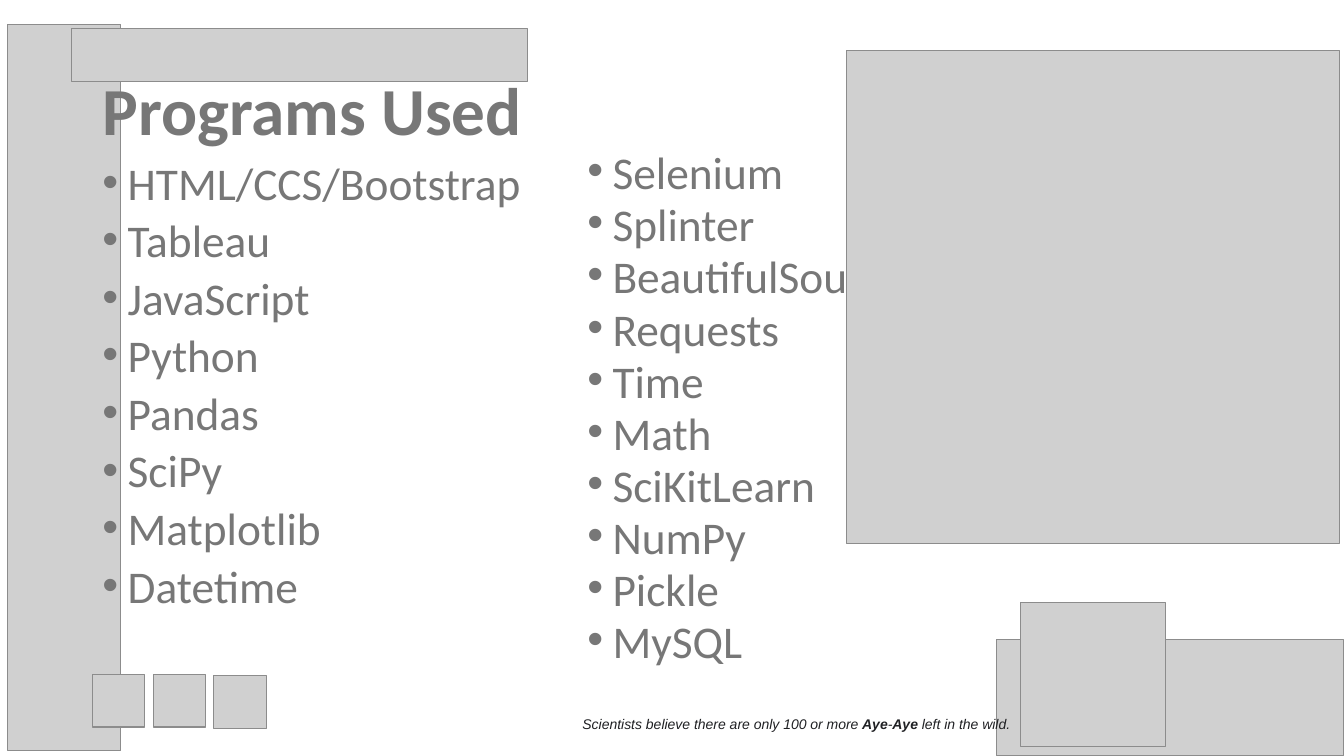
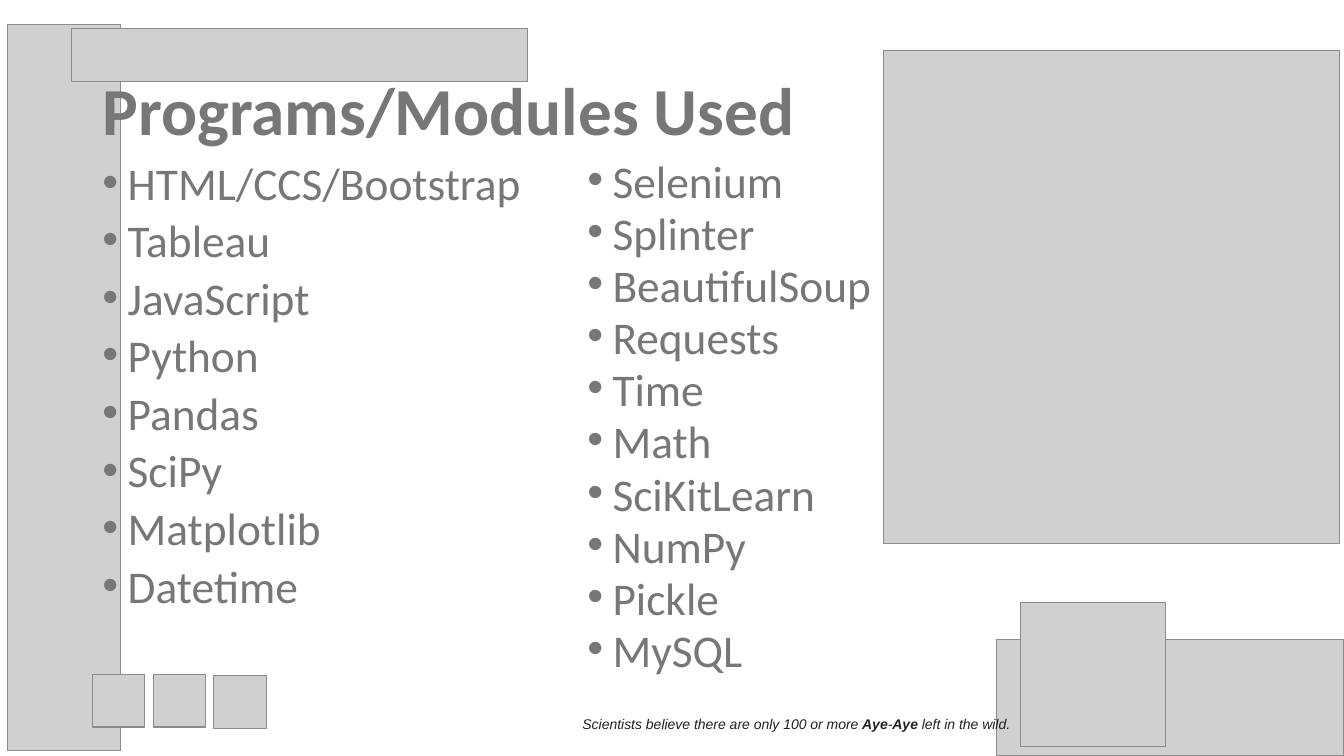
Before and after one commit to psychicesp/AI-AI, a slide deck: slide 4 of Project3_Presentation.pptx. Drawn at 1344x756 pixels with LibreOffice and Linux fonts; fonts in the diff are those of the drawing; grey boxes stand for pictures. Boxes give left, top, right and bottom in pixels: in the first picture for what was removed or moved away, otherwise in the second. Text is boxed around its words. In the diff, an @@ line names an element or a change of style, - is before the commit and + after.

```diff
--- a/Project3_Presentation.pptx
+++ b/Project3_Presentation.pptx
@@ picture resized from (x1=846, y1=50, x2=1339, y2=543) to (x1=883, y1=50, x2=1339, y2=543) @@
@@ title at (x1=102, y1=79, x2=794, y2=151): text changed @@
-Programs Used
+Programs/Modules Used
@@ text "Selenium" moved from (x1=613, y1=157, x2=871, y2=666) to (x1=613, y1=166, x2=871, y2=675) @@
```
Also in this commit, not shown: 1 other slide changed.
